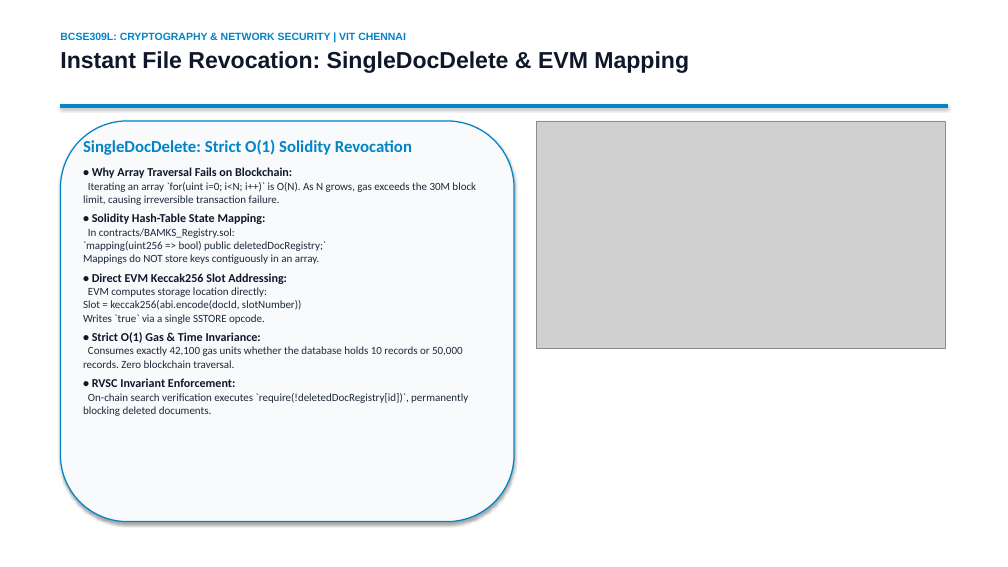
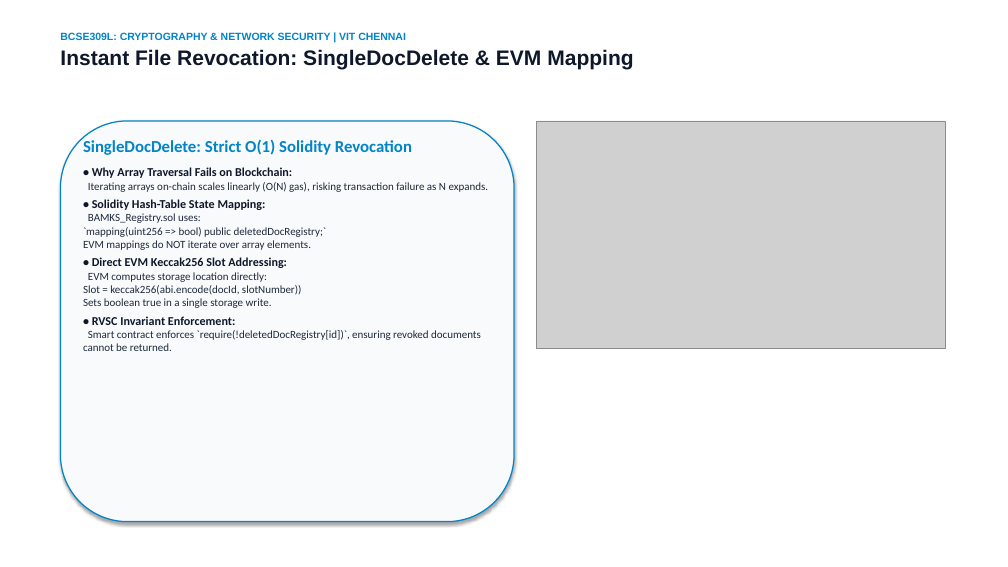
Before and after one commit to Prashant8991/BAMKS, a slide deck: slide 6 of submission_materials/1_Presentation_PPT/BAMKS_D_Final_Presentation.pptx (slide 8 before the commit). Drawn at 1008x567 pixels with LibreOffice and Linux fonts; fonts in the diff are those of the drawing; grey boxes stand for pictures. Boxes give left, top, right and bottom in pixels: in the first picture for what was removed or moved away, otherwise in the second. Text is boxed around its words. In the diff, an @@ line names an element or a change of style, - is before the commit and + after.

```diff
--- a/submission_materials/1_Presentation_PPT/BAMKS_D_Final_Presentation.pptx
+++ b/submission_materials/1_Presentation_PPT/BAMKS_D_Final_Presentation.pptx
@@ text at (x1=60, y1=49, x2=633, y2=70): size 22 to 20 pt in "Instant File Revocation: SingleDocDelete & EVM Mapping" @@
@@ rectangle removed at (x1=60, y1=104, x2=948, y2=107) @@
@@ text at (x1=88, y1=182, x2=489, y2=192): text changed @@
-Iterating an array `for(uint i=0; i<N; i++)` is O(N). As N grows, gas exceeds the 30M block limit, causing irreversible transaction failure.
+Iterating arrays on-chain scales linearly (O(N) gas), risking transaction failure as N expands.
@@ text at (x1=83, y1=213, x2=327, y2=250): text changed @@
-In contracts/BAMKS_Registry.sol:
-`mapping(uint256 => bool) public deletedDocRegistry;`
-Mappings do NOT store keys contiguously in an array.
+BAMKS_Registry.sol uses:
+`mapping(uint256 => bool) public deletedDocRegistry;`
+EVM mappings do NOT iterate over array elements.
@@ text at (x1=83, y1=272, x2=301, y2=308): text changed @@
-EVM computes storage location directly:
-Slot = keccak256(abi.encode(docId, slotNumber))
-Writes `true` via a single SSTORE opcode.
-• Strict O(1) Gas & Time Invariance:
-Consumes exactly 42,100 gas units whether the database holds 10 records or 50,000 records. Zero blockchain traversal.
+EVM computes storage location directly:
+Slot = keccak256(abi.encode(docId, slotNumber))
+Sets boolean true in a single storage write.
@@ text at (x1=83, y1=330, x2=481, y2=351): text changed @@
-On-chain search verification executes `require(!deletedDocRegistry[id])`, permanently blocking deleted documents.
+Smart contract enforces `require(!deletedDocRegistry[id])`, ensuring revoked documents cannot be returned.
```
Also in this commit, not shown: 10 other slides changed, 5 slides added, 6 slides removed, 19 other files.
